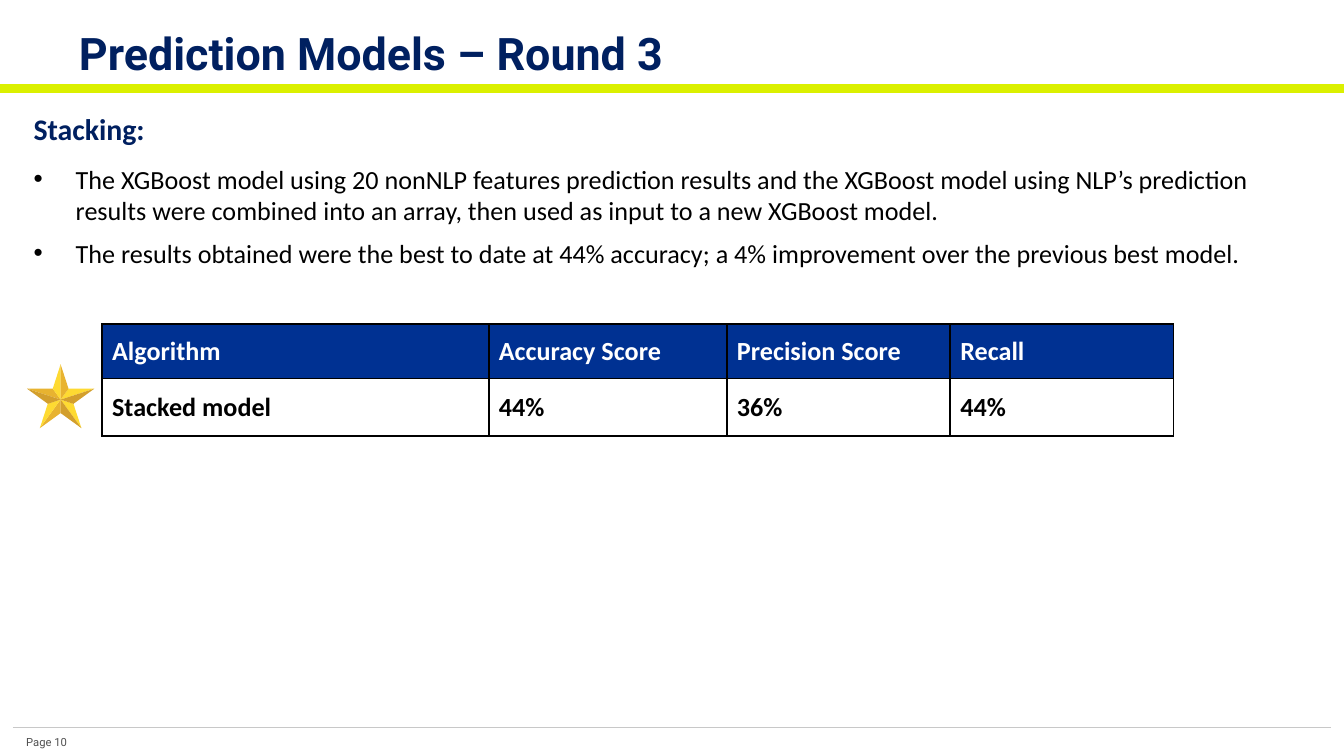
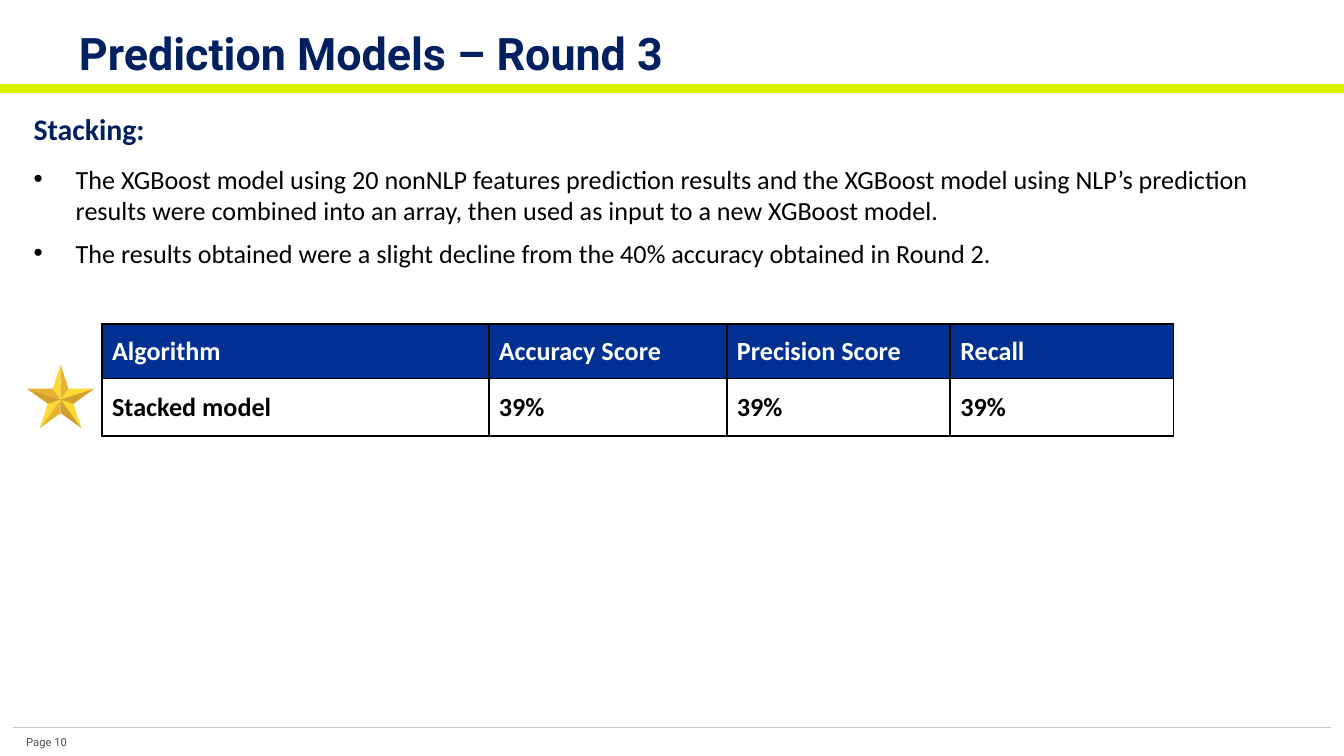
Before and after one commit to krpopkin/CapstoneProject2Repository, a slide deck: slide 10 of 05 Final Report/Project 2 - Final Report.pptx. Drawn at 1344x756 pixels with LibreOffice and Linux fonts; fonts in the diff are those of the drawing. Boxes give left, top, right and bottom in pixels: in the first picture for what was removed or moved away, otherwise in the second. Text is boxed around its words. In the diff, an @@ line names an element or a change of style, - is before the commit and + after.

```diff
--- a/05 Final Report/Project 2 - Final Report.pptx
+++ b/05 Final Report/Project 2 - Final Report.pptx
@@ text at box(76, 245, 991, 268): text changed @@
-• The results obtained were the best to date at 44% accuracy; a 4% improvement over the previous best model.
+• The results obtained were a slight decline from the 40% accuracy obtained in Round 2.
@@ table at box(102, 324, 1173, 437) @@
-row 2: Stacked model | 44% | 36% | 44%
+row 2: Stacked model | 39% | 39% | 39%
```
Also in this commit, not shown: 3 other slides changed, 26 other files.
